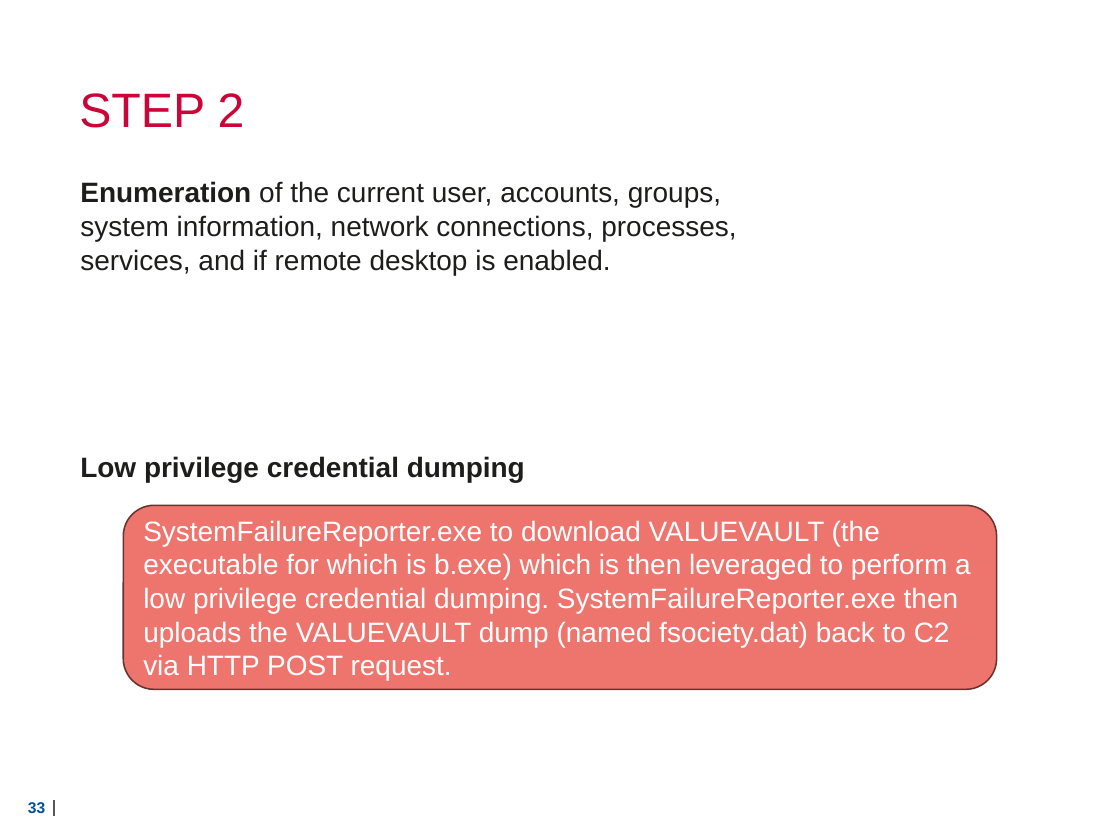
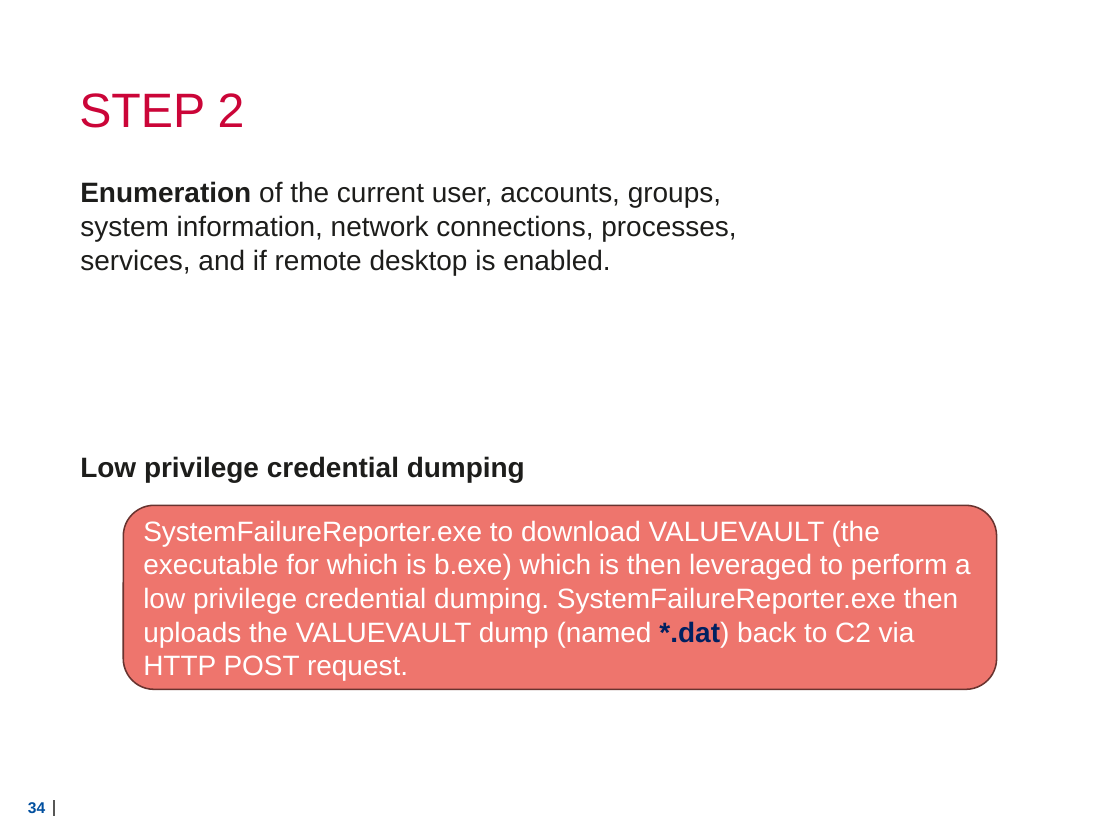
Before and after one commit to Lensver65/ESDC-BP, a slide deck: slide 34 of Cyber exercise.pptx (slide 33 before the commit). Drawn at 1120x840 pixels with LibreOffice and Linux fonts; fonts in the diff are those of the drawing; background and template pictures are left out. Boxes give left, top, right and bottom in pixels: in the first picture for what was removed or moved away, otherwise in the second. Text is boxed around its words. In the diff, an @@ line names an element or a change of style, - is before the commit and + after.

```diff
--- a/Cyber exercise.pptx
+++ b/Cyber exercise.pptx
@@ text in rounded rectangle at bbox=[143, 520, 971, 680]: text changed @@
-SystemFailureReporter.exe to download VALUEVAULT (the executable for which is b.exe) which is then leveraged to perform a low privilege credential dumping. SystemFailureReporter.exe then uploads the VALUEVAULT dump (named fsociety.dat) back to C2 via HTTP POST request.
+SystemFailureReporter.exe to download VALUEVAULT (the executable for which is b.exe) which is then leveraged to perform a low privilege credential dumping. SystemFailureReporter.exe then uploads the VALUEVAULT dump (named *.dat) back to C2 via HTTP POST request.
@@ page number at bbox=[28, 802, 45, 813]: text changed @@
-33
+34
```
Also in this commit, not shown: 4 other slides changed, 3 slides added, 1 slide removed, 1 other file.
